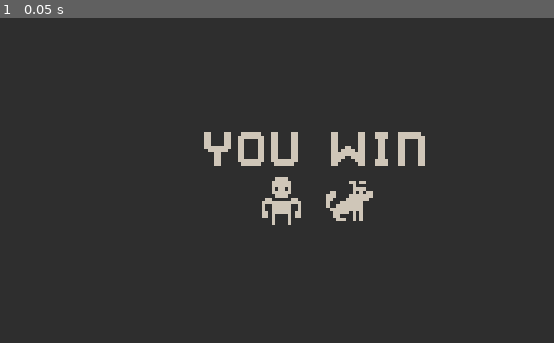
Above: before the commit, frame 1.
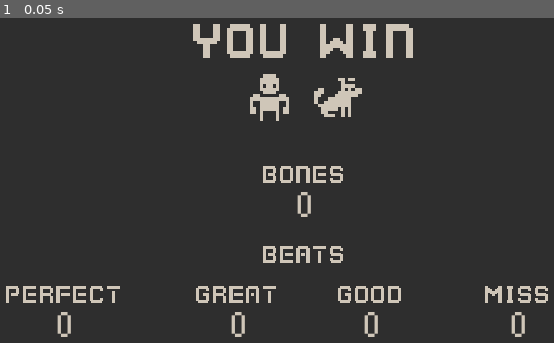
Above: after the commit, the same moment.

Repository: BasicLich/mizjam1-8
Game: Godot game, scene res://ending.tscn
Two runs of this game, one before a commit and one after it. Both use one fixed random seed, a clock stepped at 60 frames per second and the inputs below. This scene is started directly instead of the project's main scene.
Inputs:
- Up to frame 1 (0.05 s): no input

The runs differ from the first frame. In frame 1, 7.9% of the frame differs, in the area x 1-99%, y 1-99%.

Commit message:
Add scores and an 8bit font for numbers

Diff:
--- /dev/null
+++ b/assets/fonts/connection_ii/ConnectionII.tres
@@ -0,0 +1,7 @@
+[gd_resource type="DynamicFont" load_steps=2 format=2]
+
+[ext_resource path="res://assets/fonts/connection_ii/ConnectionII.otf" type="DynamicFontData" id=1]
+
+[resource]
+size = 20
+font_data = ExtResource( 1 )
--- a/ending.tscn
+++ b/ending.tscn
@@ -1,8 +1,9 @@
-[gd_scene load_steps=7 format=2]
+[gd_scene load_steps=14 format=2]
 
 [ext_resource path="res://assets/colored_transparent_packed.png" type="Texture" id=1]
 [ext_resource path="res://scripts/ending.gd" type="Script" id=2]
 [ext_resource path="res://assets/messages.png" type="Texture" id=3]
+[ext_resource path="res://assets/fonts/connection_ii/ConnectionII.tres" type="DynamicFont" id=4]
 
 [sub_resource type="AtlasTexture" id=1]
 atlas = ExtResource( 1 )
@@ -16,20 +17,133 @@
 atlas = ExtResource( 3 )
 region = Rect2( 0, 0, 68, 12 )
 
+[sub_resource type="AtlasTexture" id=4]
+atlas = ExtResource( 3 )
+region = Rect2( 1, 89, 48, 10 )
+
+[sub_resource type="AtlasTexture" id=5]
+atlas = ExtResource( 3 )
+region = Rect2( 1, 100, 48, 10 )
+
+[sub_resource type="AtlasTexture" id=6]
+atlas = ExtResource( 3 )
+region = Rect2( 1, 23, 68, 10 )
+
+[sub_resource type="AtlasTexture" id=7]
+atlas = ExtResource( 3 )
+region = Rect2( 1, 78, 48, 10 )
+
+[sub_resource type="AtlasTexture" id=8]
+atlas = ExtResource( 3 )
+region = Rect2( 1, 12, 38, 10 )
+
+[sub_resource type="AtlasTexture" id=9]
+atlas = ExtResource( 3 )
+region = Rect2( 1, 34, 38, 10 )
+
 [node name="ending" type="Node2D"]
 script = ExtResource( 2 )
 
 [node name="player" type="Sprite" parent="."]
-position = Vector2( 230, 138 )
+position = Vector2( 223, 76 )
 scale = Vector2( 2, 2 )
 texture = SubResource( 1 )
 
 [node name="dog" type="Sprite" parent="."]
-position = Vector2( 271, 138 )
+position = Vector2( 264, 76 )
 scale = Vector2( 2, 2 )
 texture = SubResource( 2 )
 
 [node name="you_win" type="Sprite" parent="."]
-position = Vector2( 250, 107 )
+position = Vector2( 243, 42 )
 scale = Vector2( 2, 2 )
 texture = SubResource( 3 )
+
+[node name="bones_collected" type="Sprite" parent="."]
+position = Vector2( 243, 122 )
+texture = SubResource( 4 )
+
+[node name="Label" type="Label" parent="bones_collected"]
+margin_left = -19.0
+margin_top = 9.0
+margin_right = 21.0
+margin_bottom = 29.0
+custom_fonts/font = ExtResource( 4 )
+custom_colors/font_color = Color( 0.811765, 0.776471, 0.721569, 1 )
+text = "10"
+align = 1
+__meta__ = {
+"_edit_use_anchors_": false
+}
+
+[node name="beats" type="Sprite" parent="."]
+position = Vector2( 243, 170 )
+texture = SubResource( 5 )
+
+[node name="perfect" type="Sprite" parent="beats"]
+position = Vector2( -144, 24 )
+texture = SubResource( 6 )
+
+[node name="Label" type="Label" parent="beats/perfect"]
+margin_left = -19.0
+margin_top = 9.0
+margin_right = 21.0
+margin_bottom = 23.0
+custom_fonts/font = ExtResource( 4 )
+custom_colors/font_color = Color( 0.811765, 0.776471, 0.721569, 1 )
+text = "5"
+align = 1
+__meta__ = {
+"_edit_use_anchors_": false
+}
+
+[node name="great" type="Sprite" parent="beats"]
+position = Vector2( -40, 24 )
+texture = SubResource( 7 )
+
+[node name="Label" type="Label" parent="beats/great"]
+margin_left = -19.0
+margin_top = 9.0
+margin_right = 21.0
+margin_bottom = 23.0
+custom_fonts/font = ExtResource( 4 )
+custom_colors/font_color = Color( 0.811765, 0.776471, 0.721569, 1 )
+text = "5"
+align = 1
+__meta__ = {
+"_edit_use_anchors_": false
+}
+
+[node name="good" type="Sprite" parent="beats"]
+position = Vector2( 40, 24 )
+texture = SubResource( 8 )
+
+[node name="Label" type="Label" parent="beats/good"]
+margin_left = -19.0
+margin_top = 9.0
+margin_right = 21.0
+margin_bottom = 23.0
+custom_fonts/font = ExtResource( 4 )
+custom_colors/font_color = Color( 0.811765, 0.776471, 0.721569, 1 )
+text = "5"
+align = 1
+__meta__ = {
+"_edit_use_anchors_": false
+}
+
+[node name="miss" type="Sprite" parent="beats"]
+position = Vector2( 128, 24 )
+texture = SubResource( 9 )
+
+[node name="Label" type="Label" parent="beats/miss"]
+margin_left = -19.0
+margin_top = 9.0
+margin_right = 21.0
+margin_bottom = 23.0
+custom_fonts/font = ExtResource( 4 )
+custom_colors/font_color = Color( 0.811765, 0.776471, 0.721569, 1 )
+text = "5"
+align = 1
+__meta__ = {
+"_edit_use_anchors_": false
+}
--- a/rhythm_game.tscn
+++ b/rhythm_game.tscn
@@ -1,50 +1,68 @@
-[gd_scene load_steps=16 format=2]
+[gd_scene load_steps=22 format=2]
 
 [ext_resource path="res://assets/window_border.png" type="Texture" id=1]
 [ext_resource path="res://assets/colored_transparent_packed.png" type="Texture" id=2]
 [ext_resource path="res://scripts/arrow_controller.gd" type="Script" id=3]
 [ext_resource path="res://scripts/rhythm_controller.gd" type="Script" id=4]
 [ext_resource path="res://scripts/rhythm_game.gd" type="Script" id=5]
+[ext_resource path="res://assets/messages.png" type="Texture" id=6]
+[ext_resource path="res://assets/fonts/connection_ii/ConnectionII.tres" type="DynamicFont" id=7]
+
+[sub_resource type="AtlasTexture" id=1]
+atlas = ExtResource( 2 )
+region = Rect2( 400, 0, 16, 16 )
+
+[sub_resource type="AtlasTexture" id=2]
+atlas = ExtResource( 2 )
+region = Rect2( 448, 96, 16, 16 )
+
+[sub_resource type="AtlasTexture" id=3]
+atlas = ExtResource( 2 )
+region = Rect2( 496, 320, 16, 16 )
+
+[sub_resource type="AtlasTexture" id=4]
+atlas = ExtResource( 2 )
+region = Rect2( 464, 320, 16, 16 )
+
+[sub_resource type="AtlasTexture" id=5]
+atlas = ExtResource( 2 )
+region = Rect2( 448, 320, 16, 16 )
+
+[sub_resource type="AtlasTexture" id=6]
+atlas = ExtResource( 2 )
+region = Rect2( 480, 320, 16, 16 )
+
+[sub_resource type="AtlasTexture" id=7]
+atlas = ExtResource( 2 )
+region = Rect2( 496, 336, 16, 16 )
+
+[sub_resource type="AtlasTexture" id=8]
+atlas = ExtResource( 2 )
+region = Rect2( 464, 336, 16, 16 )
 
 [sub_resource type="AtlasTexture" id=9]
 atlas = ExtResource( 2 )
-region = Rect2( 400, 0, 16, 16 )
+region = Rect2( 448, 336, 16, 16 )
 
 [sub_resource type="AtlasTexture" id=10]
 atlas = ExtResource( 2 )
-region = Rect2( 448, 96, 16, 16 )
-
-[sub_resource type="AtlasTexture" id=5]
-atlas = ExtResource( 2 )
-region = Rect2( 496, 320, 16, 16 )
-
-[sub_resource type="AtlasTexture" id=6]
-atlas = ExtResource( 2 )
-region = Rect2( 464, 320, 16, 16 )
-
-[sub_resource type="AtlasTexture" id=7]
-atlas = ExtResource( 2 )
-region = Rect2( 448, 320, 16, 16 )
-
-[sub_resource type="AtlasTexture" id=8]
-atlas = ExtResource( 2 )
-region = Rect2( 480, 320, 16, 16 )
-
-[sub_resource type="AtlasTexture" id=1]
-atlas = ExtResource( 2 )
-region = Rect2( 496, 336, 16, 16 )
-
-[sub_resource type="AtlasTexture" id=2]
-atlas = ExtResource( 2 )
-region = Rect2( 464, 336, 16, 16 )
-
-[sub_resource type="AtlasTexture" id=3]
-atlas = ExtResource( 2 )
-region = Rect2( 448, 336, 16, 16 )
-
-[sub_resource type="AtlasTexture" id=4]
-atlas = ExtResource( 2 )
 region = Rect2( 480, 336, 16, 16 )
+
+[sub_resource type="AtlasTexture" id=11]
+atlas = ExtResource( 6 )
+region = Rect2( 1, 23, 68, 10 )
+
+[sub_resource type="AtlasTexture" id=12]
+atlas = ExtResource( 6 )
+region = Rect2( 1, 78, 48, 10 )
+
+[sub_resource type="AtlasTexture" id=13]
+atlas = ExtResource( 6 )
+region = Rect2( 1, 12, 38, 10 )
+
+[sub_resource type="AtlasTexture" id=14]
+atlas = ExtResource( 6 )
+region = Rect2( 1, 34, 38, 10 )
 
 [node name="rhythm_game" type="Node2D"]
 script = ExtResource( 5 )
@@ -95,23 +113,95 @@
 visible = false
 position = Vector2( -68, 0 )
 scale = Vector2( 2, 2 )
-texture = SubResource( 1 )
+texture = SubResource( 7 )
 region_rect = Rect2( 496, 336, 16, 16 )
 
 [node name="right_arrow" type="Sprite" parent="rhythm_controller"]
 visible = false
 position = Vector2( 68, 0 )
 scale = Vector2( 2, 2 )
-texture = SubResource( 2 )
+texture = SubResource( 8 )
 
 [node name="up_arrow" type="Sprite" parent="rhythm_controller"]
 visible = false
 position = Vector2( 22, 0 )
 scale = Vector2( 2, 2 )
-texture = SubResource( 3 )
+texture = SubResource( 9 )
 
 [node name="down_arrow" type="Sprite" parent="rhythm_controller"]
 visible = false
 position = Vector2( -22, 0 )
 scale = Vector2( 2, 2 )
-texture = SubResource( 4 )
+texture = SubResource( 10 )
+
+[node name="round_score" type="Node2D" parent="."]
+visible = false
+position = Vector2( 234, 132 )
+
+[node name="perfect" type="Sprite" parent="round_score"]
+position = Vector2( 0, -60 )
+texture = SubResource( 11 )
+
+[node name="score" type="Label" parent="round_score/perfect"]
+margin_left = -19.0
+margin_top = 9.0
+margin_right = 21.0
+margin_bottom = 23.0
+custom_fonts/font = ExtResource( 7 )
+custom_colors/font_color = Color( 0.811765, 0.776471, 0.721569, 1 )
+text = "25"
+align = 1
+__meta__ = {
+"_edit_use_anchors_": false
+}
+
+[node name="great" type="Sprite" parent="round_score"]
+position = Vector2( 0, -20 )
+texture = SubResource( 12 )
+
+[node name="score" type="Label" parent="round_score/great"]
+margin_left = -19.0
+margin_top = 9.0
+margin_right = 21.0
+margin_bottom = 23.0
+custom_fonts/font = ExtResource( 7 )
+custom_colors/font_color = Color( 0.811765, 0.776471, 0.721569, 1 )
+text = "10"
+align = 1
+__meta__ = {
+"_edit_use_anchors_": false
+}
+
+[node name="good" type="Sprite" parent="round_score"]
+position = Vector2( 0, 20 )
+texture = SubResource( 13 )
+
+[node name="score" type="Label" parent="round_score/good"]
+margin_left = -19.0
+margin_top = 9.0
+margin_right = 21.0
+margin_bottom = 23.0
+custom_fonts/font = ExtResource( 7 )
+custom_colors/font_color = Color( 0.811765, 0.776471, 0.721569, 1 )
+text = "6"
+align = 1
+__meta__ = {
+"_edit_use_anchors_": false
+}
+
+[node name="miss" type="Sprite" parent="round_score"]
+position = Vector2( 0, 60 )
+texture = SubResource( 14 )
+
+[node name="score" type="Label" parent="round_score/miss"]
+margin_left = -19.0
+margin_top = 9.0
+margin_right = 21.0
+margin_bottom = 23.0
+custom_fonts/font = ExtResource( 7 )
+custom_colors/font_color = Color( 0.811765, 0.776471, 0.721569, 1 )
+text = "0"
+align = 1
+__meta__ = {
+"_edit_use_anchors_": false
+}
--- a/scripts/arrow_controller.gd
+++ b/scripts/arrow_controller.gd
@@ -18,10 +18,17 @@
 var ARROW_DIST_MISS:float = 20.0
 
 enum Hit {
-	MISS,
-	GOOD,
-	GREAT,
-	PERFECT
+	MISS = 0,
+	GOOD = 1,
+	GREAT = 2,
+	PERFECT = 3
+}
+
+var scores = {
+	Hit.PERFECT: 0,
+	Hit.GREAT: 0,
+	Hit.GOOD: 0,
+	Hit.MISS: 0
 }
 
 
@@ -74,7 +81,9 @@
 		if hit:
 			hits.append(hit)
 
-	# TODO score hits here
+	# increment the score for each hit type
+	for h in hits:
+		scores[h] += 1
 
 func handle_arrow_hit(target:Vector2, arrows:Array):
 	for a in arrows:
--- a/scripts/ending.gd
+++ b/scripts/ending.gd
@@ -1,5 +1,8 @@
 extends Node2D
 
 func _ready():
-	var bones_message = get_node("bones_message")
-	print("Collected " + str(global.bones_collected) + " bones")
+	get_node("bones_collected/Label").text = str(global.bones_collected)
+	get_node("beats/perfect/Label").text = str(global.total_perfects)
+	get_node("beats/great/Label").text = str(global.total_greats)
+	get_node("beats/good/Label").text = str(global.total_goods)
+	get_node("beats/miss/Label").text = str(global.total_misses)
--- a/scripts/global.gd
+++ b/scripts/global.gd
@@ -1,6 +1,11 @@
 extends Node
 
-var current_score = 0
 var bones_collected = 0
 
+# rhythm scores
+var total_perfects = 0
+var total_greats = 0
+var total_goods = 0
+var total_misses = 0
+
 var world_scene = null
--- a/scripts/rhythm_controller.gd
+++ b/scripts/rhythm_controller.gd
@@ -21,6 +21,13 @@
 	"walk_l": ["right", "up", "down", "left"]
 }
 
+enum Hit {
+	MISS = 0,
+	GOOD = 1,
+	GREAT = 2,
+	PERFECT = 3
+}
+
 var arrows = {
 	"left": [],
 	"down": [],
@@ -31,6 +38,7 @@
 var pixel_per_sec
 var delay_timer
 var tempo_timer
+var scores
 var ended = false
 var course_arrows = []
 var flash_message = preload("res://flash_message.tscn")
@@ -58,6 +66,7 @@
 	rng = RandomNumberGenerator.new()
 	rng.randomize()
 
+	scores = get_parent().get_node("arrow_controller").scores
 	course_arrows = generate_course(rhythm_game.TOTAL_BEATS)
 
 	tempo_timer = Timer.new()
@@ -87,16 +96,18 @@
 
 				var msg = flash_message.instance()
 				msg.type = "miss"
-				# TODO score a miss here
 				get_parent().add_child(msg)
+				scores[Hit.MISS] += 1
 
 	if all_empty and len(course_arrows) == 0:
 		tempo_timer.stop()
 		for c in dance_chars:
 			c.set_rotation_degrees(0)
-
+		calculate_score()
+
+		# wait a while before ending the round
 		delay_timer = Timer.new()
-		delay_timer.wait_time = 2.0
+		delay_timer.wait_time = 4.0
 		delay_timer.autostart = true
 		delay_timer.one_shot = true
 		delay_timer.connect("timeout", self, "end_course")
@@ -112,13 +123,30 @@
 	tempo_timer.start()
 
 
+func calculate_score():
+	var round_score = get_parent().get_node("round_score")
+
+	# yikes this is against DRY but oh well
+	global.total_perfects += scores[Hit.PERFECT]
+	global.total_greats += scores[Hit.GREAT]
+	global.total_goods += scores[Hit.GOOD]
+	global.total_misses += scores[Hit.MISS]
+
+	round_score.get_node("perfect/score").text = str(scores[Hit.PERFECT])
+	round_score.get_node("great/score").text = str(scores[Hit.GREAT])
+	round_score.get_node("good/score").text = str(scores[Hit.GOOD])
+	round_score.get_node("miss/score").text = str(scores[Hit.MISS])
+	round_score.visible = true
+
+
 func end_course():
 	print("COURSE ENDED")
 	call_deferred("emit_signal", "rhythm_complete", get_parent())
 
 
 func tempo_tick():
-		# rotate characters back and forth
+	# rotate characters back and forth
+	# yes I should probably use a sinwave here, but too lazy
 	for c in dance_chars:
 		if c.rotation_degrees < 0:
 			c.set_rotation_degrees(20)
Binary file added: assets/fonts/connection_ii/ConnectionII.otf
Not shown, added: assets/fonts/connection_ii/SIL Open Font License.txt
Binary file changed: assets/messages.png
Not shown, changed: devlog_notes.txt
Not shown: 2 places in rhythm_game.tscn that only renumber resources
Not shown, added: assets/fonts/connection_ii/Connection II.sfd
